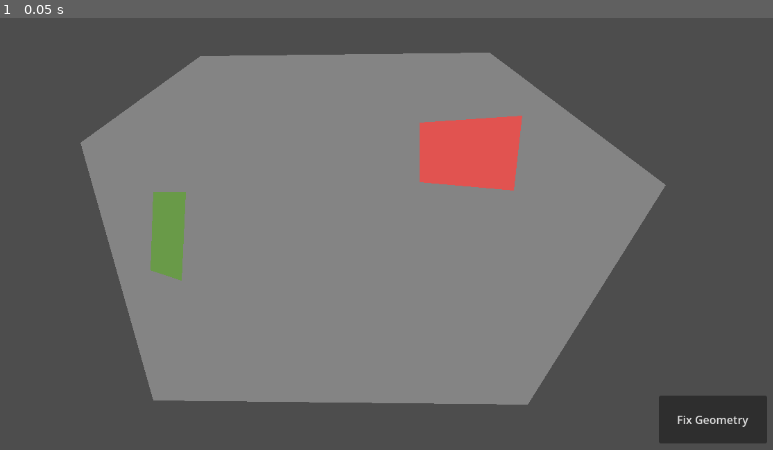
Above: before the commit, frame 1.
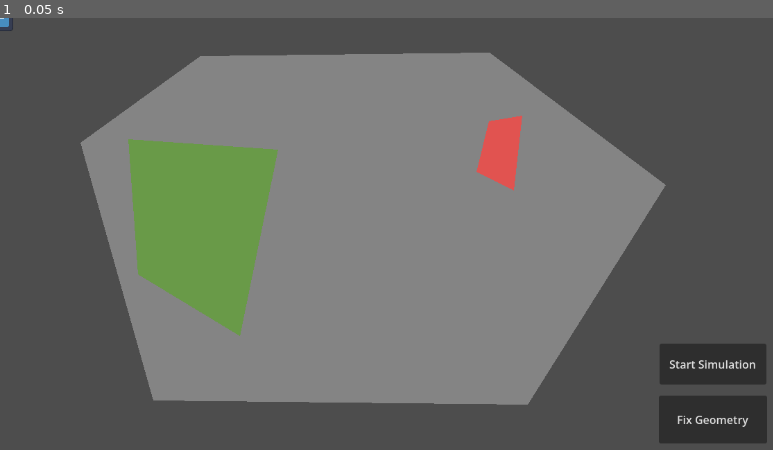
Above: after the commit, the same moment.

Repository: DyloreAquino/Thesis
Game: Godot game, scene res://test_main.tscn
The game is run twice, just before and just after one commit, with the same random seed, the same clock (stepped at 60 frames per second) and the same inputs. The engine's default icon, where the game draws it, is replaced by a stand-in: a white triangle on a blue panel in a dark square.
Inputs:
- Up to frame 1 (0.05 s): no input

The runs differ from the first frame. In frame 1, 8.0% of the frame differs, in the area x 0-100%, y 0-85%.

Commit message:
Added simulation from server to Godot

Diff:
--- a/godot/thesis-godot/geometry_exporter.gd
+++ b/godot/thesis-godot/geometry_exporter.gd
@@ -1,6 +1,7 @@
 extends Node
 class_name GeometryExporter
 
+@export var world_scale: float = 0.01
 @export var walkable_area: Polygon2D
 @export var entry_areas: Array[Polygon2D] = []
 @export var exit_areas: Array[Polygon2D] = []
@@ -9,16 +10,16 @@
 func send_geometry() -> void:
 	var message := {
 		"cmd": "setup_geometry",
-		"walkable_area": _polygon_to_world_points(walkable_area),
-		"entry_areas": entry_areas.map(_polygon_to_world_points),
-		"exit_areas": exit_areas.map(_polygon_to_world_points),
+		"walkable_area": _polygon_to_scaled_points(walkable_area),
+		"entry_areas": entry_areas.map(_polygon_to_scaled_points),
+		"exit_areas": exit_areas.map(_polygon_to_scaled_points),
 	}
 	sim_client.send_message(JSON.stringify(message))
 
-func _polygon_to_world_points(poly: Polygon2D) -> Array:
+func _polygon_to_scaled_points(poly: Polygon2D) -> Array:
 	var points := []
 	for local_point in poly.polygon:
-		var world_point: Vector2 = poly.to_global(local_point)
+		var world_point: Vector2 = poly.to_global(local_point) * world_scale
 		points.append([world_point.x, world_point.y])
 	return points
 
--- a/godot/thesis-godot/sim_client.gd
+++ b/godot/thesis-godot/sim_client.gd
@@ -1,11 +1,13 @@
 extends Node
 class_name SimClient
 
+@export var geometry_exporter : GeometryExporter
 var socket := WebSocketPeer.new()
 
 func _ready():
 	socket.connect_to_url("ws://127.0.0.1:8765")
 
+## Each frame, check if the server sent something
 func _process(_delta):
 	socket.poll()
 	match socket.get_ready_state():
@@ -13,15 +15,10 @@
 			while socket.get_available_packet_count() > 0:
 				var text := socket.get_packet().get_string_from_utf8()
 				var data = JSON.parse_string(text)
-				_apply_snapshot(data)
+				_parse_coordinates(data)
 		WebSocketPeer.STATE_CLOSED:
 			print("Closed, code: %d" % socket.get_close_code())
 			set_process(false)
-
-func _apply_snapshot(data: Dictionary) -> void:
-	for agent in data["agents"]:
-		print(agent["id"], " ", agent["x"], ",", agent["y"])
-		# later: look up agent Node3D by id, set position/velocityextends Node
 
 ## Send message to the server in string format.
 func send_message(text: String) -> void:
@@ -29,3 +26,19 @@
 		socket.send_text(text)
 	else:
 		push_warning("Tried to send before the socket was open")
+
+## Parses given coordinates from JuPedSim Coordinates to Godot Coordinates
+func _parse_coordinates(data: Dictionary) -> void:
+	if data.get("cmd") == "tick":
+		var inv_scale := 1.0 / geometry_exporter.world_scale
+
+		for agent in data["agents"]:
+			var godot_pos := Vector2(agent["x"], agent["y"]) * inv_scale
+			print(agent["id"], " ", godot_pos)
+			$"../Agent".position = godot_pos
+
+func start_simulation() -> void:
+	send_message(JSON.stringify({"cmd": "start_simulation"}))
+
+func _on_start_simulation_button_button_up():
+	start_simulation()
--- a/godot/thesis-godot/test_main.tscn
+++ b/godot/thesis-godot/test_main.tscn
@@ -2,11 +2,13 @@
 
 [ext_resource type="Script" uid="uid://bk5r86begjmk5" path="res://sim_client.gd" id="1_b6ro0"]
 [ext_resource type="Script" uid="uid://dtjk70nvb6i7e" path="res://geometry_exporter.gd" id="2_tcanr"]
+[ext_resource type="Texture2D" uid="uid://bj3ygby5pm7tr" path="res://icon.svg" id="3_2n3av"]
 
 [node name="TestMain" type="Node2D" unique_id=347431086]
 
-[node name="SimClient" type="Node" parent="." unique_id=1687148984]
+[node name="SimClient" type="Node" parent="." unique_id=1687148984 node_paths=PackedStringArray("geometry_exporter")]
 script = ExtResource("1_b6ro0")
+geometry_exporter = NodePath("../GeometryExporter")
 
 [node name="GeometryExporter" type="Node" parent="." unique_id=575756652 node_paths=PackedStringArray("walkable_area", "entry_areas", "exit_areas", "sim_client")]
 script = ExtResource("2_tcanr")
@@ -22,11 +24,11 @@
 
 [node name="EntryPoint" type="Polygon2D" parent="." unique_id=2021540900]
 color = Color(0.4147725, 0.60473317, 0.28495726, 1)
-polygon = PackedVector2Array(221, 251, 217, 364, 262, 379, 268, 251)
+polygon = PackedVector2Array(185, 175, 199, 370, 346, 459, 401, 190)
 
 [node name="ExitPoint" type="Polygon2D" parent="." unique_id=1589285996]
 color = Color(0.88471675, 0.32588568, 0.3139469, 1)
-polygon = PackedVector2Array(605, 151, 605, 237, 741, 249, 753, 141)
+polygon = PackedVector2Array(705, 149, 687, 222, 741, 249, 753, 141)
 
 [node name="CanvasLayer" type="CanvasLayer" parent="." unique_id=675606304]
 
@@ -44,4 +46,23 @@
 grow_vertical = 0
 text = "Fix Geometry"
 
+[node name="StartSimulationButton" type="Button" parent="CanvasLayer" unique_id=1360453678]
+anchors_preset = 3
+anchor_left = 1.0
+anchor_top = 1.0
+anchor_right = 1.0
+anchor_bottom = 1.0
+offset_left = -201.0
+offset_top = -178.0
+offset_right = -47.0
+offset_bottom = -119.0
+grow_horizontal = 0
+grow_vertical = 0
+text = "Start Simulation"
+
+[node name="Agent" type="Sprite2D" parent="." unique_id=1262746668]
+scale = Vector2(0.296875, 0.296875)
+texture = ExtResource("3_2n3av")
+
 [connection signal="button_up" from="CanvasLayer/FixGeometryButton" to="GeometryExporter" method="_on_fix_geometry_button_button_up"]
+[connection signal="button_up" from="CanvasLayer/StartSimulationButton" to="SimClient" method="_on_start_simulation_button_button_up"]
Not shown, changed: sim_server/network.py
Not shown, added: sim_server/output.sqlite
Not shown, added: sim_server/simulation.py
